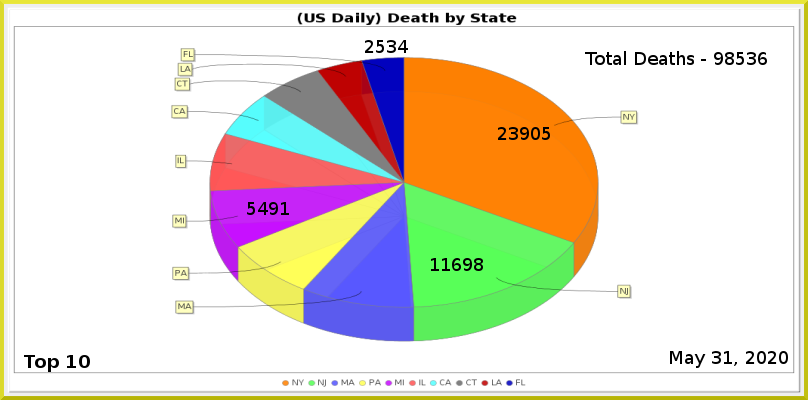
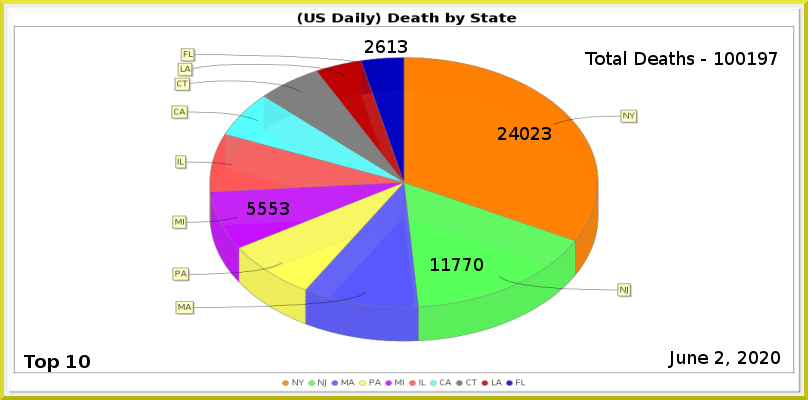
Two versions of the same layered image (808px x 400px). Layer-by-layer changes:
painted on "Least" over left=376, top=40, right=408, bottom=53
painted on "MI" over left=258, top=202, right=289, bottom=215
painted on "NJ" over left=452, top=258, right=483, bottom=271
painted on "NY" over left=509, top=127, right=551, bottom=140
renamed "Total Deaths - 98536" to "Total Deaths - 100197", painted on it over left=714, top=52, right=777, bottom=65
painted on "Current Date" over left=668, top=351, right=788, bottom=368
painted on "Death_by_State.png" over left=171, top=48, right=639, bottom=342
